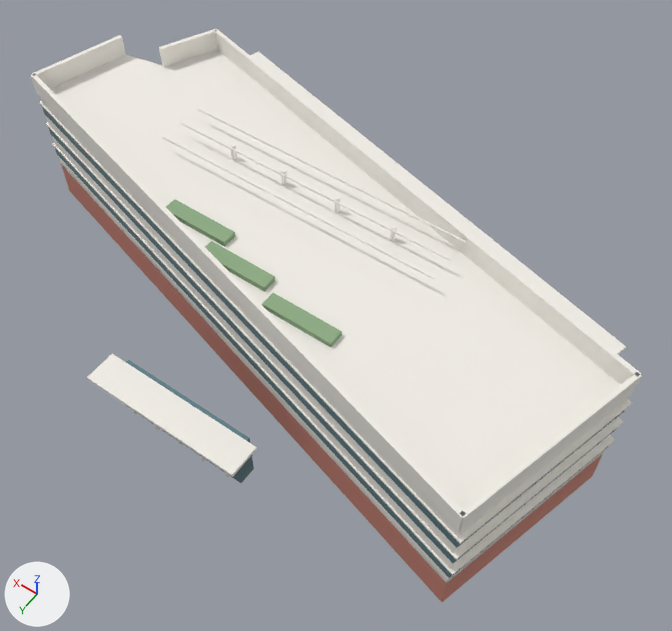
An edit to the glTF model assets/models/chung.glb, drawn before and after from the same camera.
The view is the same before and after, from a 50 mm camera at (-35.8, 44.7, 74.3) aimed at (-4.5, 0.9, 5.5). Arrows for +X, +Y and +Z are at lower left; the lights stay in place. The older version comes first. Where no turn or scale is listed for an object, it has been applied to the vertices. Vertices at exactly the same position are counted once.
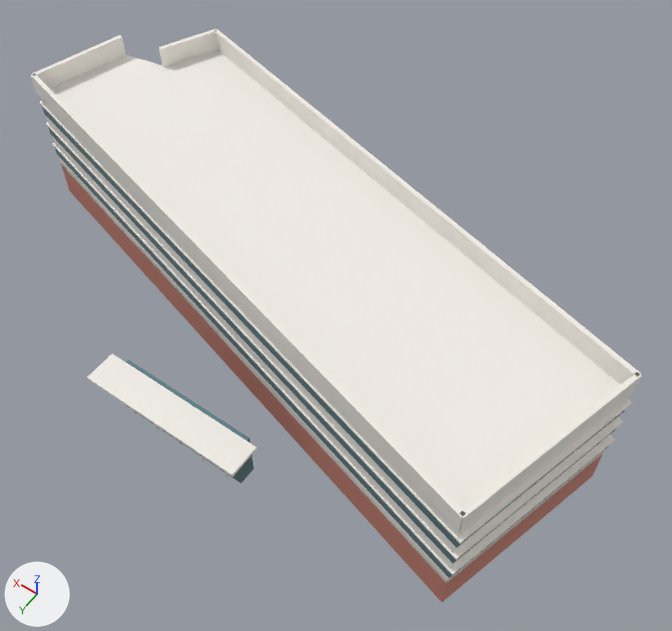
What differs and where, as boxes [x1, y1, x2, y2] in the pictures (672 x 631 px; the box of a moved part takes in the faces that stretch with it):
'CSY_roof_canopy', deleted
    before: [250, 51, 626, 355]
'CSY_planter_0', deleted
    before: [262, 293, 342, 347]
'CSY_planter_1', deleted
    before: [205, 241, 275, 292]
'CSY_planter_2', deleted
    before: [166, 199, 235, 247]
'CSY_pergola_beam_2', no longer drawn
    before: [163, 136, 435, 279]
'CSY_pergola_beam_1', no longer drawn
    before: [180, 122, 451, 261]
'CSY_pergola_beam_0', no longer drawn
    before: [197, 108, 466, 243]
'CSY_pergola_col_0', deleted
    before: [390, 225, 396, 241]
'CSY_pergola_col_3', deleted
    before: [230, 144, 237, 160]
'CSY_pergola_col_1', deleted
    before: [335, 197, 340, 213]
part 1 of me_cube_009, moved or reshaped
    before: [390, 226, 396, 241]
    after: [125, 360, 254, 483]
part 2 of me_cube_010, moved or reshaped
    before: [335, 197, 340, 213]
    after: [87, 354, 257, 477]
part 3 of me_cube_011, moved or reshaped (not visible afterwards)
    before: [281, 169, 287, 186]
part 4 of me_cube_012, moved or reshaped
    before: [230, 144, 237, 160]
    after: [201, 456, 205, 462]
part 5 of me_cube_013, moved or reshaped (mostly hidden afterwards)
    before: [197, 108, 466, 243]
    after: [178, 441, 181, 446]
part 7 of me_cube_015, moved or reshaped
    before: [163, 136, 434, 279]
    after: [132, 410, 136, 415]

The change, as a diff of the scene's bpy script:
```diff
--- a/assets/models/chung.glb.py
+++ b/assets/models/chung.glb.py
@@ me_cube_013 @@
-me_cube_013.from_pydata(...)  # 8 vertices, 12 faces; spans x -15.0..15.0, y -0.1..0.1, z -0.1..0.1
+me_cube_013.from_pydata(...)  # 8 vertices, 12 faces; spans x -0.5..0.5, y -0.5..0.5, z -0.5..0.5
+# me_cube_013 part 5: the whole mesh is scaled about its middle by (0.0333, 6.67, 6.67)
 me_cube_013.materials.append(mat_csy_white)
@@ me_cube_014 @@
-me_cube_014.from_pydata(...)  # 8 vertices, 12 faces; spans x -15.0..15.0, y -0.1..0.1, z -0.1..0.1
+me_cube_014.from_pydata(...)  # 8 vertices, 12 faces; spans x -0.5..0.5, y -0.5..0.5, z -0.5..0.5
+# me_cube_014 part 6: the whole mesh is scaled about its middle by (0.0333, 6.67, 6.67)
 me_cube_014.materials.append(mat_csy_white)
@@ me_cube_015 @@
-me_cube_015.from_pydata(...)  # 8 vertices, 12 faces; spans x -15.0..15.0, y -0.1..0.1, z -0.1..0.1
+me_cube_015.from_pydata(...)  # 8 vertices, 12 faces; spans x -0.5..0.5, y -0.5..0.5, z -0.5..0.5
+# me_cube_015 part 7: the whole mesh is scaled about its middle by (0.0333, 6.67, 6.67)
 me_cube_015.materials.append(mat_csy_white)
@@ me_cube_009 @@
-me_cube_009.from_pydata(...)  # 8 vertices, 12 faces; spans x -0.17..0.17, y -0.17..0.17, z -0.8..0.8
-me_cube_009.materials.append(mat_csy_white)  # white #f3f0e8
+me_cube_009.from_pydata(...)  # 8 vertices, 12 faces; spans x -0.5..0.5, y -0.5..0.5, z -0.5..0.5
+# me_cube_009 part 1: the whole mesh is scaled about its middle by (2.86, 2.86, 0.625)
+me_cube_009.materials.append(mat_csy_glass)  # cyan #6f939b
@@ me_cube_010 @@
-me_cube_010.from_pydata(...)  # 8 vertices, 12 faces; spans x -0.17..0.17, y -0.17..0.17, z -0.8..0.8
+me_cube_010.from_pydata(...)  # 8 vertices, 12 faces; spans x -0.5..0.5, y -0.5..0.5, z -0.5..0.5
+# me_cube_010 part 2: the whole mesh is scaled about its middle by (2.86, 2.86, 0.625)
 me_cube_010.materials.append(mat_csy_white)
@@ me_cube_011 @@
-me_cube_011.from_pydata(...)  # 8 vertices, 12 faces; spans x -0.17..0.17, y -0.17..0.17, z -0.8..0.8
+me_cube_011.from_pydata(...)  # 8 vertices, 12 faces; spans x -0.5..0.5, y -0.5..0.5, z -0.5..0.5
+# me_cube_011 part 3: the whole mesh is scaled about its middle by (2.86, 2.86, 0.625)
 me_cube_011.materials.append(mat_csy_white)
@@ me_cube_012 @@
-me_cube_012.from_pydata(...)  # 8 vertices, 12 faces; spans x -0.17..0.17, y -0.17..0.17, z -0.8..0.8
+me_cube_012.from_pydata(...)  # 8 vertices, 12 faces; spans x -0.5..0.5, y -0.5..0.5, z -0.5..0.5
+# me_cube_012 part 4: the whole mesh is scaled about its middle by (2.86, 2.86, 0.625)
 me_cube_012.materials.append(mat_csy_white)
@@ ob_csy_atrium @@
-ob_csy_atrium = bpy.data.objects.new('CSY_atrium', me_cube_016)
+ob_csy_atrium = bpy.data.objects.new('CSY_atrium', me_cube_009)
 ob_csy_atrium.location = (0.8, 16.7, 2.7)
@@ ob_csy_canopy @@
-ob_csy_canopy = bpy.data.objects.new('CSY_canopy', me_cube_017)
+ob_csy_canopy = bpy.data.objects.new('CSY_canopy', me_cube_010)
 ob_csy_canopy.location = (0.8, 18.0, 5.8)
@@ ob_csy_mull_0 @@
-ob_csy_mull_0 = bpy.data.objects.new('CSY_mull_0', me_cube_018)
+ob_csy_mull_0 = bpy.data.objects.new('CSY_mull_0', me_cube_011)
 ob_csy_mull_0.location = (-4.8, 17.8, 2.7)
@@ ob_csy_mull_1 @@
-ob_csy_mull_1 = bpy.data.objects.new('CSY_mull_1', me_cube_019)
+ob_csy_mull_1 = bpy.data.objects.new('CSY_mull_1', me_cube_012)
 ob_csy_mull_1.location = (-2.0, 17.8, 2.7)
@@ ob_csy_mull_4 @@
-ob_csy_mull_4 = bpy.data.objects.new('CSY_mull_4', me_cube_022)
+ob_csy_mull_4 = bpy.data.objects.new('CSY_mull_4', me_cube_015)
 ob_csy_mull_4.location = (6.4, 17.8, 2.7)
@@ ob_csy_pergola_col_0 @@
-ob_csy_pergola_col_0 = bpy.data.objects.new('CSY_pergola_col_0', me_cube_009)
@@ ob_csy_pergola_col_1 @@
-ob_csy_pergola_col_1 = bpy.data.objects.new('CSY_pergola_col_1', me_cube_010)
@@ ob_csy_pergola_col_2 @@
-ob_csy_pergola_col_2 = bpy.data.objects.new('CSY_pergola_col_2', me_cube_011)
@@ ob_csy_pergola_col_3 @@
-ob_csy_pergola_col_3 = bpy.data.objects.new('CSY_pergola_col_3', me_cube_012)
@@ ob_csy_planter_0 @@
-ob_csy_planter_0 = bpy.data.objects.new('CSY_planter_0', me_cube_006)
@@ ob_csy_planter_1 @@
-ob_csy_planter_1 = bpy.data.objects.new('CSY_planter_1', me_cube_007)
@@ ob_csy_planter_2 @@
-ob_csy_planter_2 = bpy.data.objects.new('CSY_planter_2', me_cube_008)
@@ ob_csy_roof_canopy @@
-ob_csy_roof_canopy = bpy.data.objects.new('CSY_roof_canopy', me_cube_005)
```
